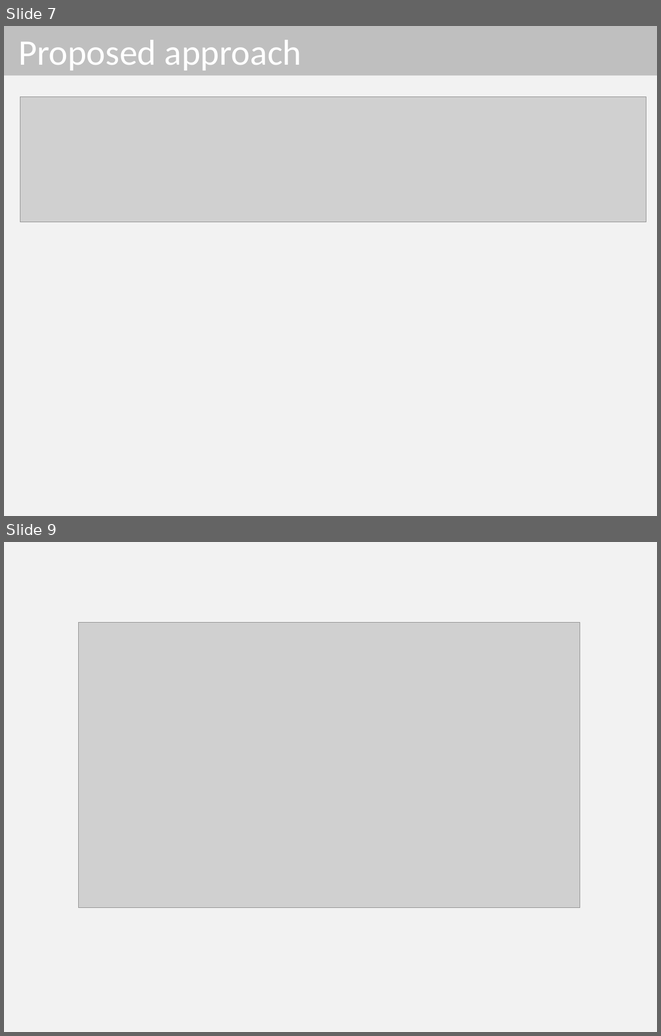
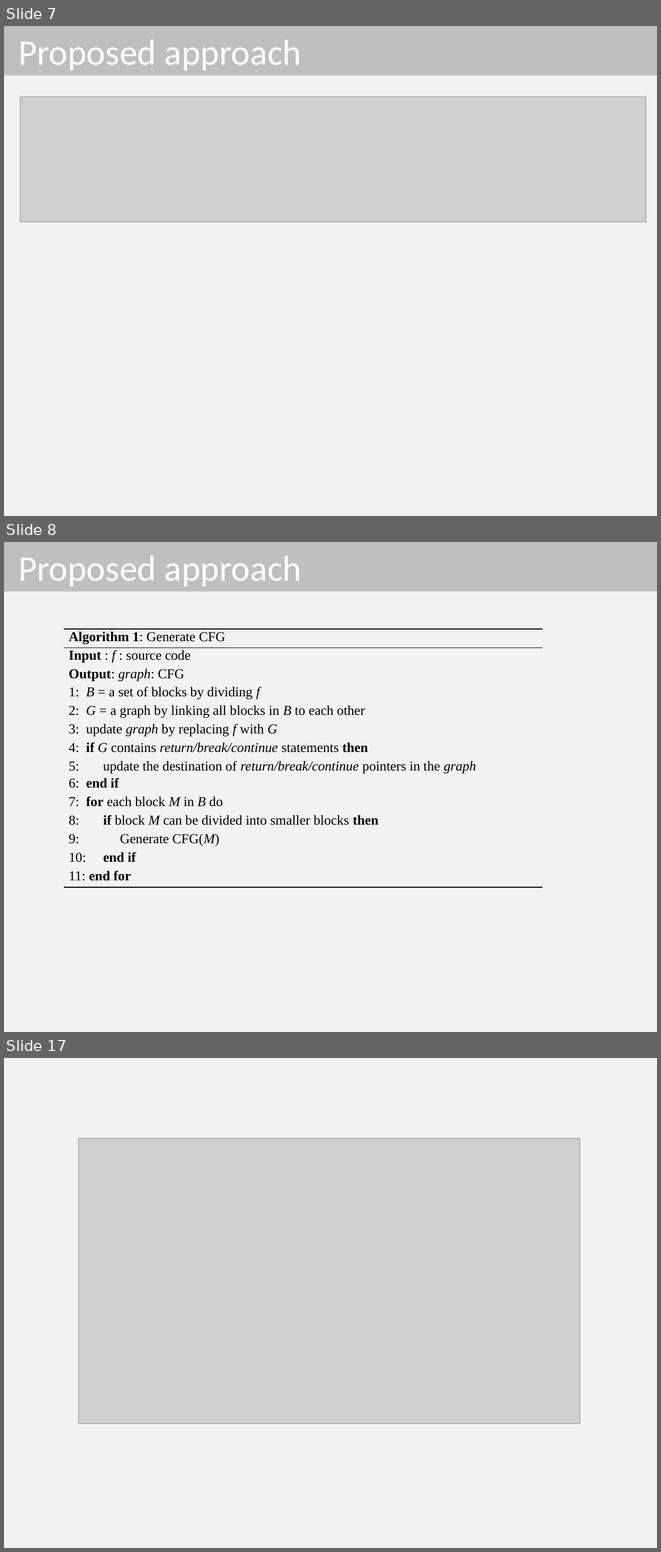
Before and after one commit to dinhngocthi/GAsource, a slide deck: CFT4CUnitSrc/src/report/PPSO_Presentation.pptx. Shown one above the other, each under a label of ours: slides 7 and 9 before the commit, slides 7, 8 and 17 after it; the slides between them are not shown. The pictures are 661x1036 and 661x1552 pixels, drawn with LibreOffice and Linux fonts; fonts in the diff are those of the drawing; grey boxes stand for pictures. Boxes give left, top, right and bottom in pixels: in the first picture for what was removed or moved away, otherwise in the second. Text is boxed around its words. In the diff, an @@ line names an element or a change of style, - is before the commit and + after.

```diff
--- a/CFT4CUnitSrc/src/report/PPSO_Presentation.pptx
+++ b/CFT4CUnitSrc/src/report/PPSO_Presentation.pptx
@@ slide 8 added at bbox=[4, 542, 657, 1032], background #F2F2F2 @@
@@ title added at bbox=[4, 542, 657, 592], fill #BFBFBF, 39.6 pt, text #FFFFFF @@
+Proposed approach
@@ table added at bbox=[64, 629, 542, 888], 14 rows, 1 columns @@
+Algorithm 1: Generate CFG
+Input : f : source code
+Output: graph: CFG
+1: B = a set of blocks by dividing f
+2: G = a graph by linking all blocks in B to each other
+3: update graph by replacing f with G
+4: if G contains return/break/continue statements then
+5: update the destination of return/break/continue pointers in the graph
+6: end if
+7: for each block M in B do
+8: if block M can be divided into smaller blocks then
+9: Generate CFG(M)
+10: end if
+11: end for
@@ what was slide 9 is now slide 17 @@
```
Also in this commit, not shown: 2 slides changed, 7 other slides added, 1 other file.
